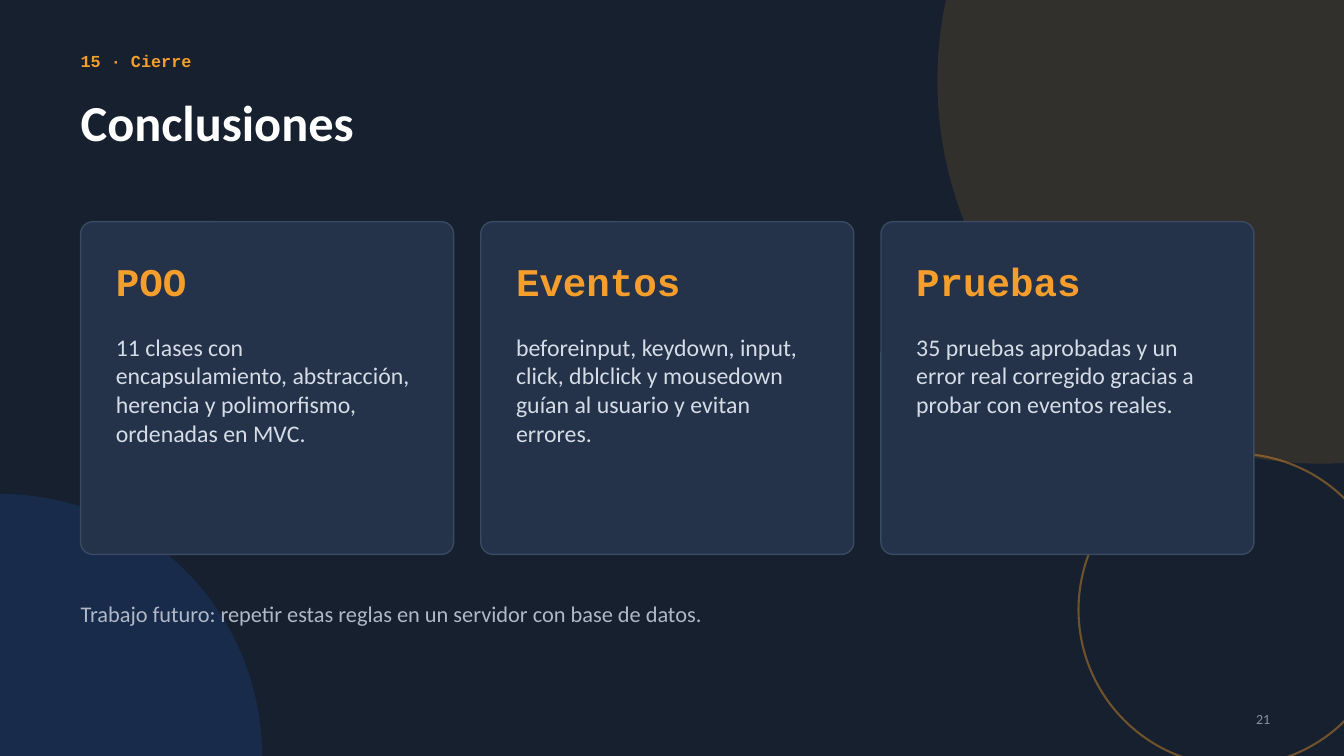
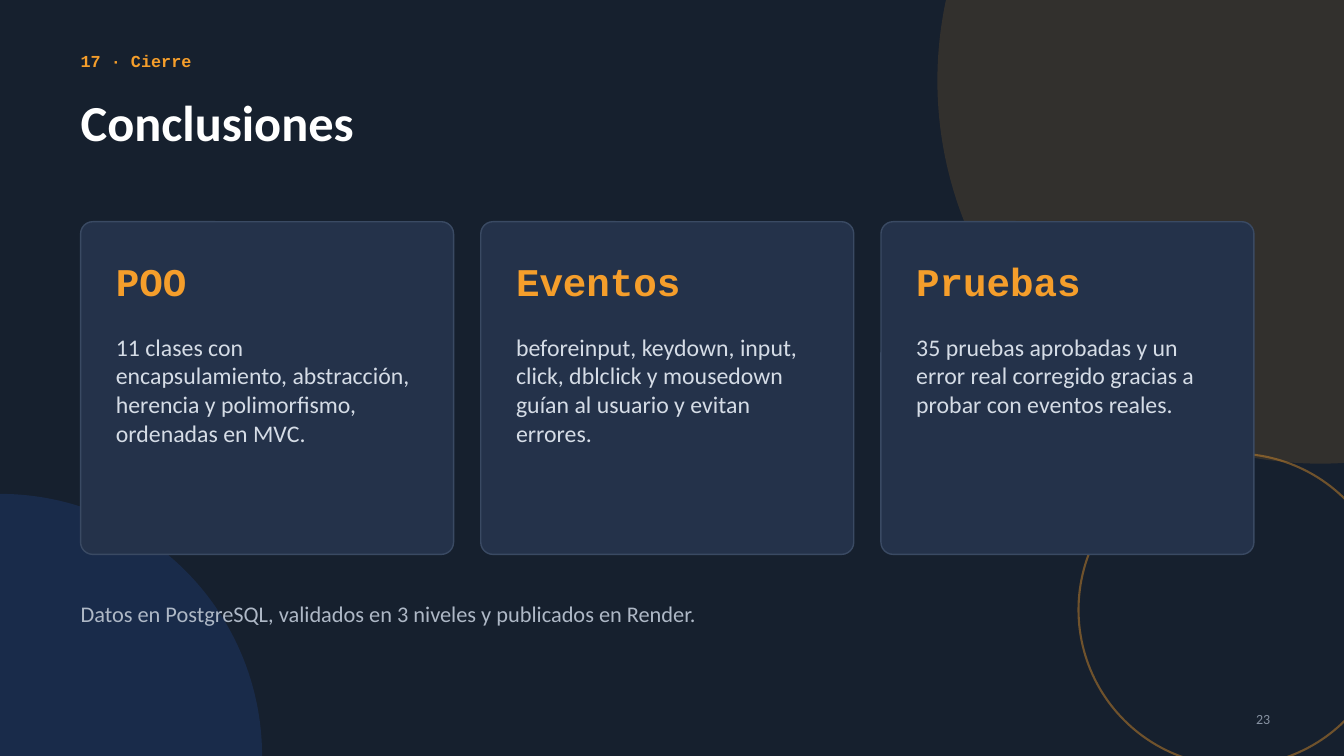
Before and after one commit to franconex/Actividad-2-DW2, a slide deck: slide 23 of Presentacion_POO_Eventos_PRO.pptx (slide 21 before the commit). Drawn at 1344x756 pixels with LibreOffice and Linux fonts; fonts in the diff are those of the drawing. Boxes give left, top, right and bottom in pixels: in the first picture for what was removed or moved away, otherwise in the second. Text is boxed around its words. In the diff, an @@ line names an element or a change of style, - is before the commit and + after.

```diff
--- a/Presentacion_POO_Eventos_PRO.pptx
+++ b/Presentacion_POO_Eventos_PRO.pptx
@@ text at [81, 55, 191, 67]: text changed @@
-15 · Cierre
+17 · Cierre
@@ text at [81, 606, 696, 626]: text changed @@
-Trabajo futuro: repetir estas reglas en un servidor con base de datos.
+Datos en PostgreSQL, validados en 3 niveles y publicados en Render.
@@ page number at [1256, 715, 1270, 724]: text changed @@
-21
+23
```
Also in this commit, not shown: 5 other slides changed, 2 slides added, 2 other files.
